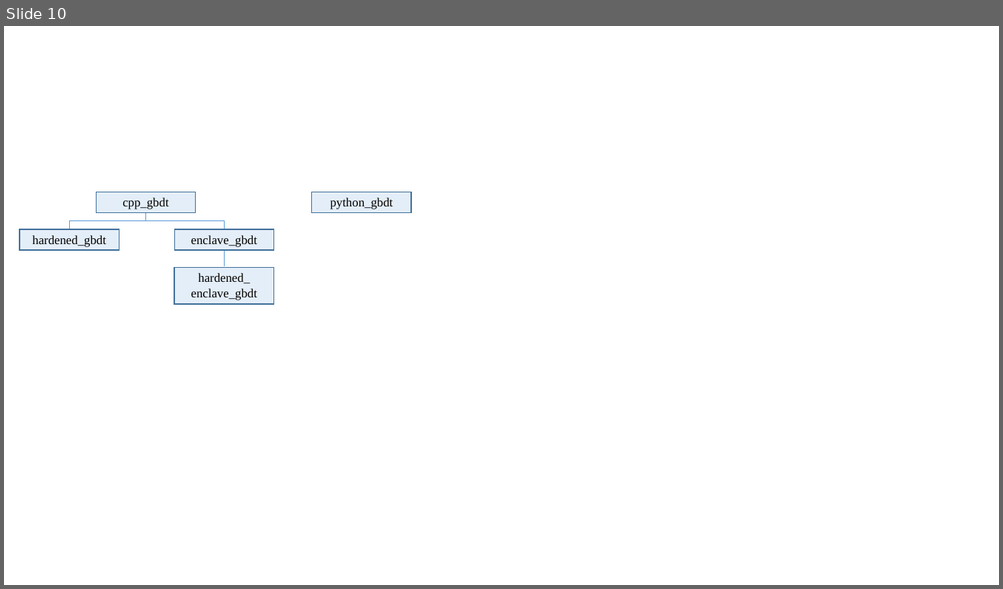
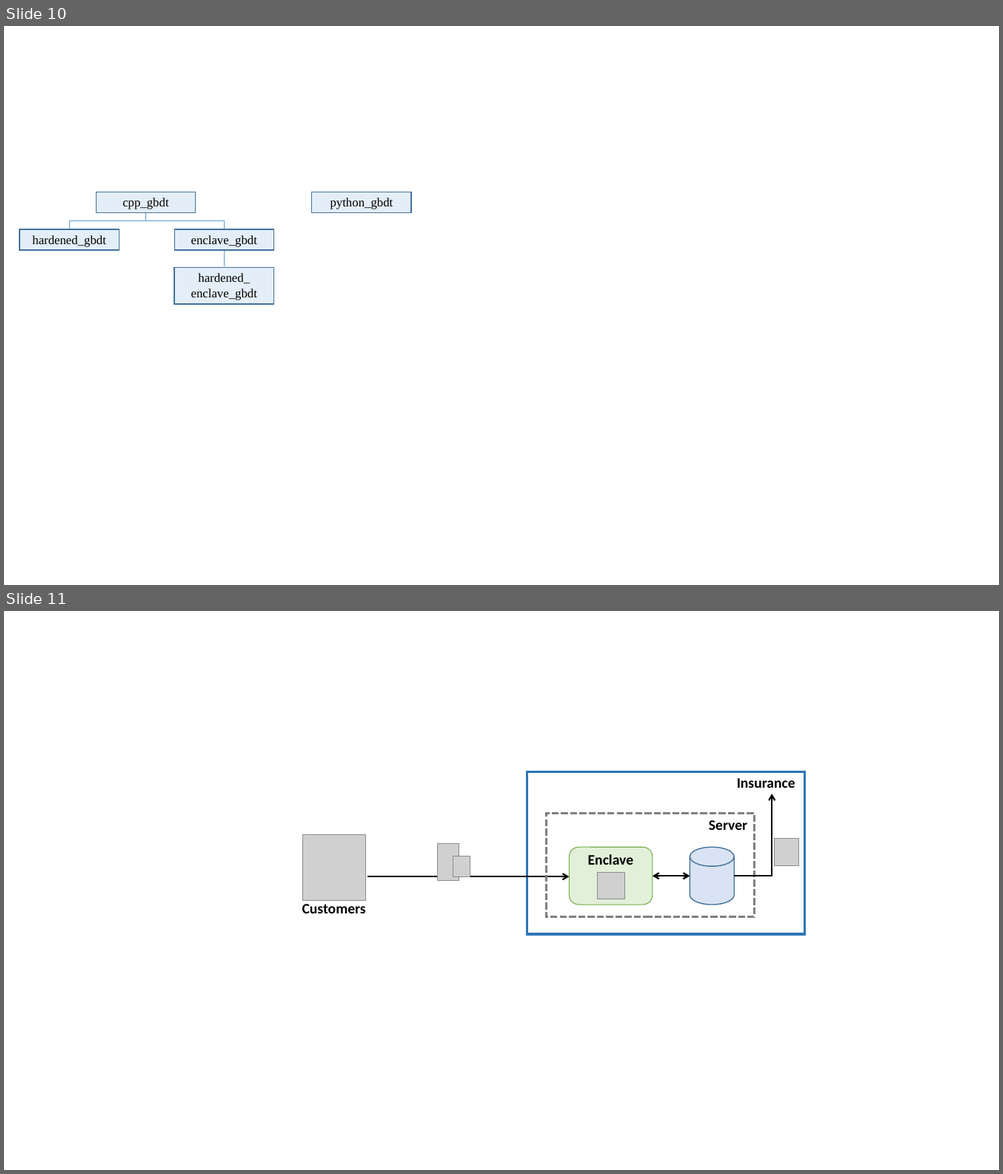
Before and after one commit to loretanr/dp-gbdt, a slide deck: resources/writing/powerpoint/template_only_mine.pptx. Shown one above the other, each under a label of ours: slide 10 before the commit, slides 10 and 11 after it. The pictures are 1003x589 and 1003x1174 pixels, drawn with LibreOffice and Linux fonts; fonts in the diff are those of the drawing; grey boxes stand for pictures. Boxes give left, top, right and bottom in pixels: in the first picture for what was removed or moved away, otherwise in the second. Text is boxed around its words. In the diff, an @@ line names an element or a change of style, - is before the commit and + after.

```diff
--- a/resources/writing/powerpoint/template_only_mine.pptx
+++ b/resources/writing/powerpoint/template_only_mine.pptx
@@ slide 11 added at <box>4,611,999,1170</box>, background #FFFFFF @@
@@ rectangle added at <box>527,772,805,935</box>, outline #2E75B6 2.25 pt @@
@@ text added at <box>737,778,795,788</box>, 14 pt, text #000000, bold @@
+Insurance
@@ elbow arrow added from (734, 876) to (771, 794), #000000 1.5 pt @@
@@ picture added at <box>774,839,799,866</box> @@
@@ picture added at <box>597,872,625,900</box> @@
@@ double arrow added from (690, 876) to (652, 876), #000000 1.5 pt @@
@@ group added at <box>302,813,754,917</box>: 3 pictures, 3 texts, 1 arrow, 1 rounded rectangle, 1 cylinder, 1 rectangle @@
+Enclave
+Server
+Customers
```
Also in this commit, not shown: 6 other files.
